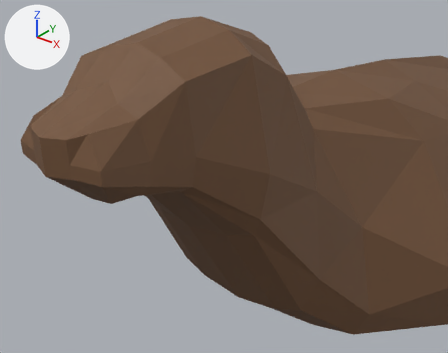
Renders of the Blender file Cyanta - The Game/Assets/Josephin/Seal.blend from each side of a commit.
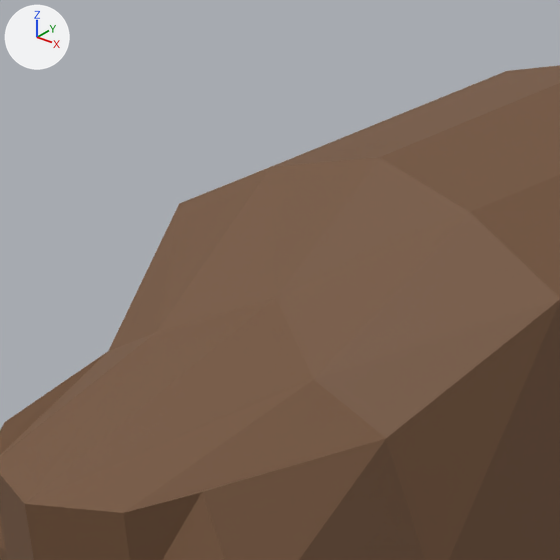
Each version is shown from a 50 mm lens placed at (2.44, -6.24, 3.83), pointed at (0.59, -3.93, 2.39), then close up on the part from 7% to 41% of the width and 0% to 43% of the height. The axes (+X, +Y, +Z) are drawn at upper left. The lights are the same throughout.

Names of what the first close-up shows: 'Seal'.
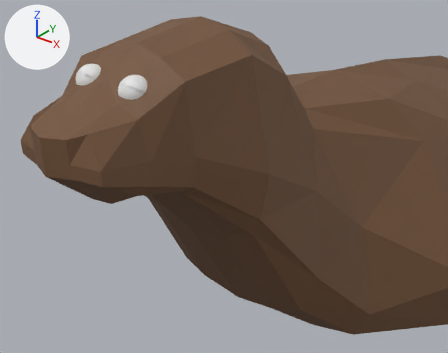
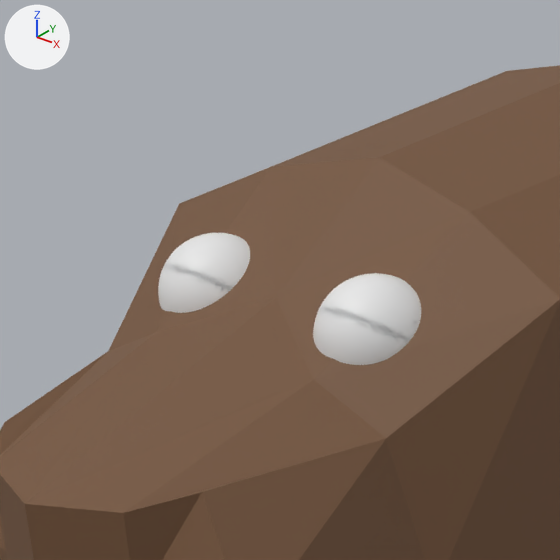
Changed parts and their boxes (x1, y1, x2, y2) in the close-ups (560 x 560 px):
'Sphere', added: after (158, 233, 421, 365)

What the commit changed:
Mesh me_sphere is new.
It has 3844 vertices, 4096 faces and spans x -1.81..1.81, y -0.63..0.63, z -0.63..0.63.
Object 'Sphere' (ob_sphere) is new; it shows me_sphere.
Its location is (0.0, -4.129, 2.825).
Its scale is (0.141, 0.141, 0.141).
It gains a SUBSURF modifier named 'Subdivision'.
Modifier setting: levels = 0.
Modifier setting: render_levels = 3.
